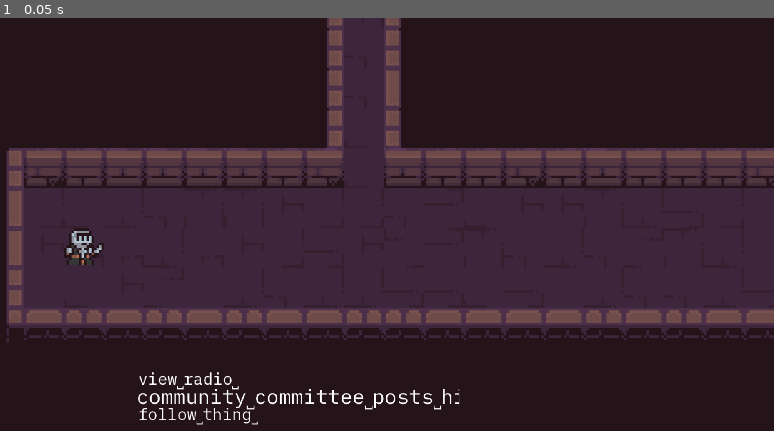
Above: before the commit, frame 1.
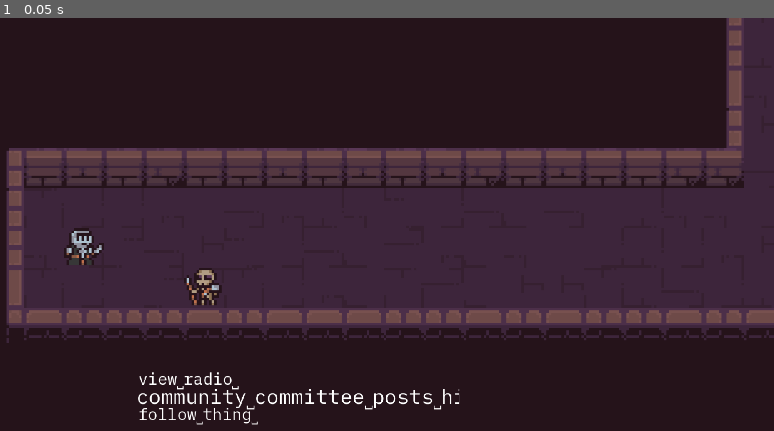
Above: after the commit, the same moment.

Repository: Ivan-Dujmic/Dungeon-Typer
Game: Godot game, scene res://Scenes/Game.tscn
The game is run twice, just before and just after one commit, with the same random seed, the same clock (stepped at 60 frames per second) and the same inputs.
Inputs:
- Up to frame 1 (0.05 s): no input

The runs differ from the first frame. In frame 1, 6.0% of the frame differs, in the area x 0-100%, y 0-78%.

Commit message:
Basic enemy generator, no AI

Diff:
--- a/Scenes/Game.tscn
+++ b/Scenes/Game.tscn
@@ -1,9 +1,10 @@
-[gd_scene load_steps=7 format=3 uid="uid://b8w8gbtnm42q7"]
+[gd_scene load_steps=8 format=3 uid="uid://b8w8gbtnm42q7"]
 
 [ext_resource type="PackedScene" uid="uid://chrw2ysysmqt8" path="res://Scenes/Background.tscn" id="1_gl6un"]
 [ext_resource type="Script" uid="uid://bjmkt0u31kwlj" path="res://Scripts/Game.gd" id="1_kldst"]
 [ext_resource type="PackedScene" uid="uid://bvrendp8d0u0u" path="res://Scenes/Player.tscn" id="2_j5yw3"]
 [ext_resource type="PackedScene" uid="uid://cdnr0kpfo5kd3" path="res://Scenes/DungeonGenerator.tscn" id="3_j5yw3"]
+[ext_resource type="Script" uid="uid://coymtd8ikc2n" path="res://Scripts/EnemyGenerator.gd" id="5_2irst"]
 [ext_resource type="Script" uid="uid://dhnwgxltb5676" path="res://Scripts/UI.gd" id="5_fgofq"]
 [ext_resource type="Script" uid="uid://bkjvlxjha3dst" path="res://Scripts/TextController.gd" id="6_7lihs"]
 
@@ -32,7 +33,8 @@
 position = Vector2(54, 76)
 offset = Vector2(70, -70)
 
-[node name="Enemies" type="Node" parent="TilesViewportContainer/TilesViewport"]
+[node name="EnemyGenerator" type="Node" parent="TilesViewportContainer/TilesViewport"]
+script = ExtResource("5_2irst")
 
 [node name="UI" type="CanvasLayer" parent="."]
 script = ExtResource("5_fgofq")
--- a/Scenes/Skeleton.tscn
+++ b/Scenes/Skeleton.tscn
@@ -1,3 +1,14 @@
-[gd_scene format=3 uid="uid://d08pcc1fpnw0j"]
+[gd_scene load_steps=4 format=3 uid="uid://d08pcc1fpnw0j"]
+
+[ext_resource type="Script" uid="uid://d0awbb2cmmjhs" path="res://Scripts/Skeleton.gd" id="1_vif15"]
+[ext_resource type="Texture2D" uid="uid://cimriph1p8r3x" path="res://2D Pixel Dungeon Asset Pack/character and tileset/Dungeon_Character.png" id="2_abfcy"]
+
+[sub_resource type="AtlasTexture" id="AtlasTexture_4ie6e"]
+atlas = ExtResource("2_abfcy")
 
 [node name="Skeleton" type="Node2D"]
+script = ExtResource("1_vif15")
+
+[node name="Sprite" type="Sprite2D" parent="."]
+texture = SubResource("AtlasTexture_4ie6e")
+centered = false
--- a/Scripts/DungeonGenerator.gd
+++ b/Scripts/DungeonGenerator.gd
@@ -2,6 +2,8 @@
 
 @onready var floor_layer = $Floor
 @onready var wall_layer = $Walls
+
+@onready var enemy_generator = $"../EnemyGenerator"
 
 var rng = RandomNumberGenerator.new()
 var diverging_path_chance = 0.1	# 1 = 100%
@@ -61,7 +63,7 @@
 	if new_x > highest_generated_x:
 		var x = highest_generated_x + 1
 		while x <= new_x:
-			if rng.randf_range(0.0, 1.0) <= diverging_path_chance:
+			if rng.randf() <= diverging_path_chance:
 				for x2 in range(x, x+3):
 					x_sorted_wall_tiles[x2] = []
 					x_sorted_floor_tiles[x2] = []
@@ -97,6 +99,8 @@
 				x_sorted_floor_tiles[x].push_back(6)
 				wall_tiles[Vector2i(x, 7)] = true
 				x_sorted_wall_tiles[x].push_back(7)
+
+				enemy_generator.attempt_enemy_spawn("Skeleton", 0.1, Vector2i(x, rng.randi_range(4, 6)))
 
 			x += 1
 
--- /dev/null
+++ b/Scripts/EnemyGenerator.gd
@@ -0,0 +1,18 @@
+extends Node
+
+var rng = RandomNumberGenerator.new()
+
+# The position should be a tile coordinate
+func attempt_enemy_spawn(enemy: String, chance: float, position_init: Vector2i):
+	if rng.randf() <= chance:
+		match enemy:
+			"Skeleton":
+				var new_enemy = preload("res://Scenes/Skeleton.tscn").instantiate()
+				add_child(new_enemy)
+				new_enemy.initialize(position_init)
+			_:
+				return
+	return
+
+func _ready():
+	return
--- /dev/null
+++ b/Scripts/Skeleton.gd
@@ -0,0 +1,18 @@
+extends Node2D
+class_name Skeleton
+
+@onready var sprite
+
+var TILE_SIZE = 16
+
+var rng = RandomNumberGenerator.new()
+
+# Position should be a tile coordinate
+func initialize(position_init: Vector2i):
+	sprite = $Sprite
+	sprite.texture.region = Rect2(64 + rng.randi_range(0, 2) * TILE_SIZE, 48, 16, 16)
+	sprite.scale.x = -1
+	position = Vector2(position_init * TILE_SIZE)
+
+func _ready():
+	return
--- a/Scripts/TypingText.gd
+++ b/Scripts/TypingText.gd
@@ -49,7 +49,7 @@
 
 	var is_special = false
 	var color = "incoming"
-	if rng.randf_range(0.0, 1.0) <= special_word_chance:
+	if rng.randf() <= special_word_chance:
 		is_special = true
 		color = "special"
 
--- a/Scripts/UI.gd
+++ b/Scripts/UI.gd
@@ -1,10 +1,11 @@
 extends CanvasLayer
 
 func _ready():
+	var player = get_node("/root/Game/TilesViewportContainer/TilesViewport/Player")
+
 	# Preload forward movement typing text
 	var tt = preload("res://Scenes/TypingText.tscn").instantiate()
 	add_child(tt)
-	var player = get_node("/root/Game/TilesViewportContainer/TilesViewport/Player")
 	# Calculate position so that the next typed letter is just after the half screen point
 	var font = load("res://Fonts/ia-writer-mono-latin-400-normal.ttf")
 	var size = font.get_string_size("A".repeat(2 * 26), HORIZONTAL_ALIGNMENT_LEFT, -1, 49)
Not shown, added: Scripts/EnemyGenerator.gd.uid
Not shown, added: Scripts/Skeleton.gd.uid
